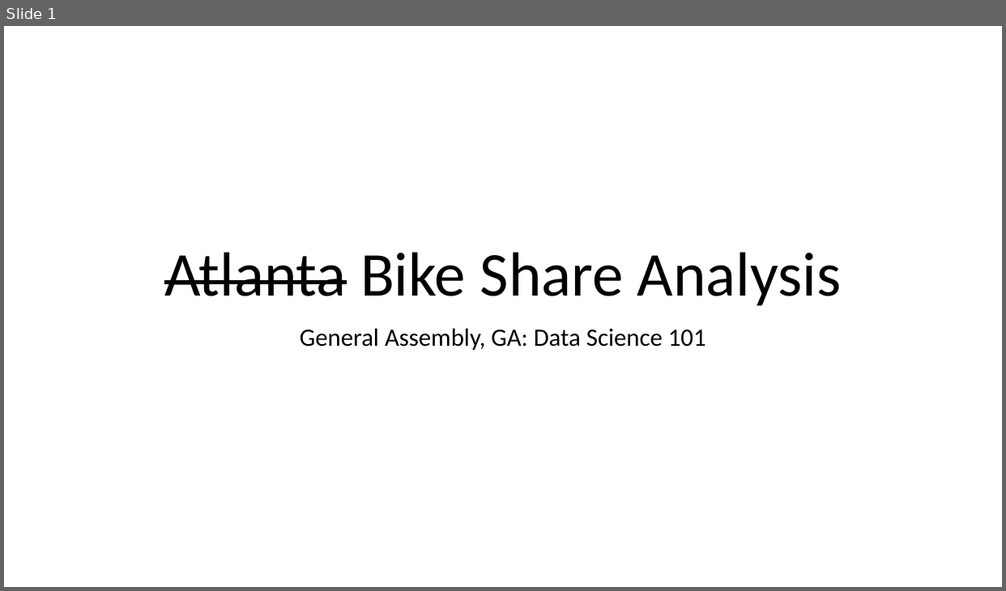
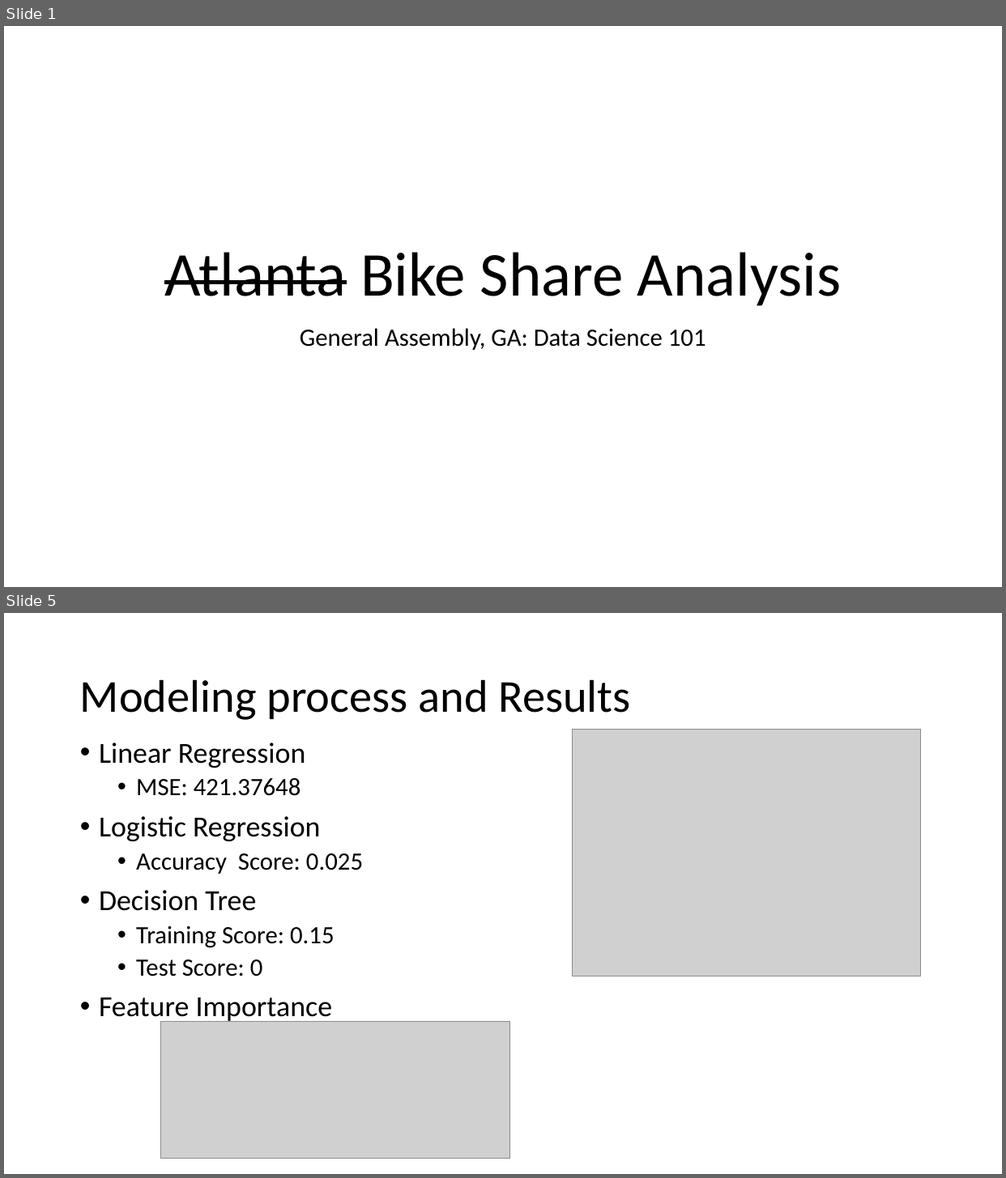
Before and after one commit to Sw3m/Data_Science_GA_Project_15, a slide deck: GA-DataScience Bike Share Project Final.pptx. Shown one above the other, each under a label of ours: slide 1 before the commit, slides 1 and 5 after it; the slides between them are not shown. The pictures are 1006x591 and 1006x1178 pixels, drawn with LibreOffice and Linux fonts; fonts in the diff are those of the drawing; grey boxes stand for pictures. Boxes give left, top, right and bottom in pixels: in the first picture for what was removed or moved away, otherwise in the second. Text is boxed around its words. In the diff, an @@ line names an element or a change of style, - is before the commit and + after.

```diff
--- a/GA-DataScience Bike Share Project Final.pptx
+++ b/GA-DataScience Bike Share Project Final.pptx
@@ slide 5 added at (x1=4, y1=613, x2=1002, y2=1174), background #FFFFFF @@
@@ title added at (x1=80, y1=679, x2=630, y2=720), 44 pt, text #000000 @@
+Modeling process and Results
@@ picture added at (x1=573, y1=729, x2=921, y2=976) @@
@@ text added at (x1=99, y1=743, x2=363, y2=1024), 28 pt, text #000000 @@
+• Linear Regression
+  • MSE: 421.37648
+• Logistic Regression
+  • Accuracy Score: 0.025
+• Decision Tree
+  • Training Score: 0.15
+  • Test Score: 0
+• Feature Importance
@@ picture added at (x1=160, y1=1022, x2=510, y2=1159) @@
```
Also in this commit, not shown: 1 slide changed, 4 other slides added, 3 slides removed, 3 other files.
